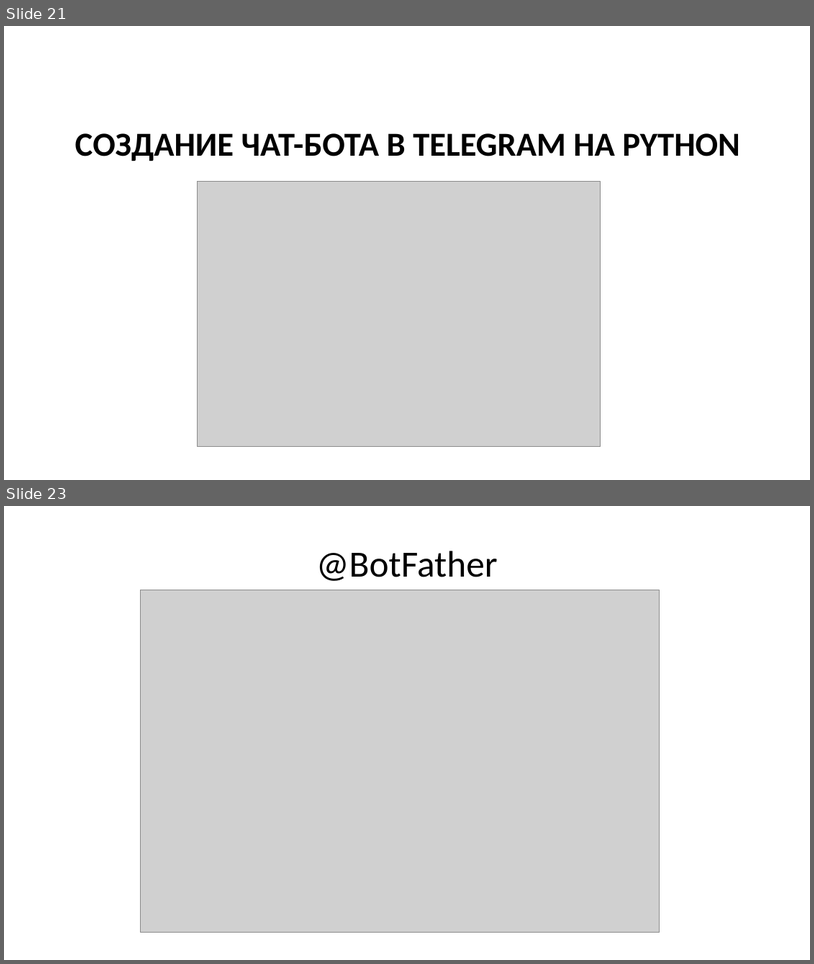
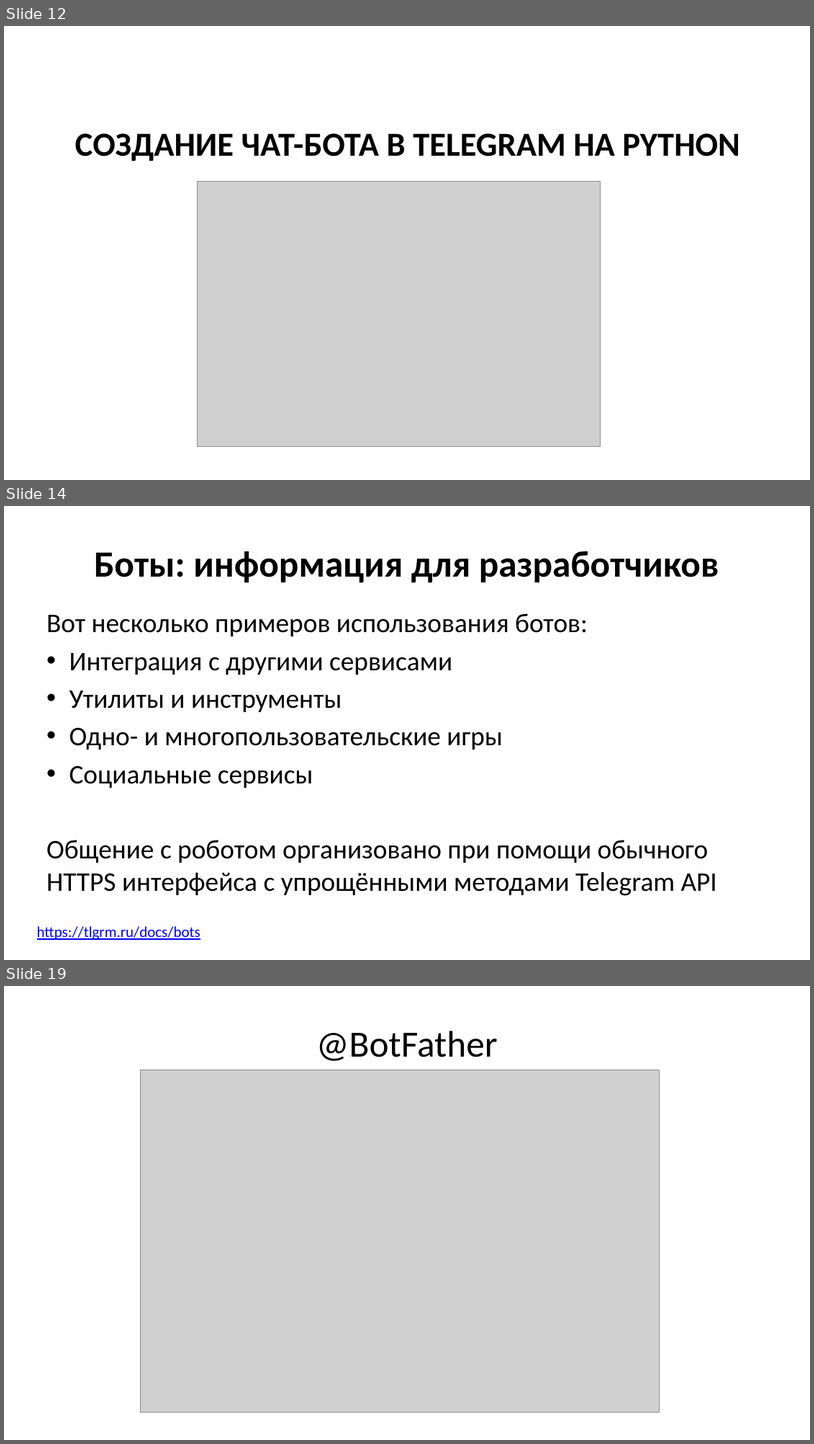
Before and after one commit to maxchv/telegram-bot, a slide deck: docs/lesson_telegram_bot.pptx. Shown one above the other, each under a label of ours: slides 21 and 23 before the commit, slides 12, 14 and 19 after it; the slides between them are not shown. The pictures are 814x964 and 814x1444 pixels, drawn with LibreOffice and Linux fonts; fonts in the diff are those of the drawing; grey boxes stand for pictures. Boxes give left, top, right and bottom in pixels: in the first picture for what was removed or moved away, otherwise in the second. Text is boxed around its words. In the diff, an @@ line names an element or a change of style, - is before the commit and + after.

```diff
--- a/docs/lesson_telegram_bot.pptx
+++ b/docs/lesson_telegram_bot.pptx
@@ slide 14 added at bbox=[4, 506, 810, 960], background #FFFFFF @@
@@ title added at bbox=[94, 551, 719, 583], 44 pt, text #000000, bold @@
+Боты: информация для разработчиков
@@ text added at bbox=[46, 613, 718, 896], 32 pt, text #000000 @@
+Вот несколько примеров использования ботов:
+• Интеграция с другими сервисами
+• Утилиты и инструменты
+• Одно- и многопользовательские игры
+• Социальные сервисы
+Общение с роботом организовано при помощи обычного HTTPS интерфейса с упрощёнными методами Telegram API
@@ text added at bbox=[37, 926, 201, 939], 18 pt, text #0000FF, underline @@
+https://tlgrm.ru/docs/bots
@@ what was slide 21 is now slide 12 @@
@@ what was slide 23 is now slide 19 @@
```
Also in this commit, not shown: 3 slides changed, 4 other slides added, 9 slides removed, 7 other files.
